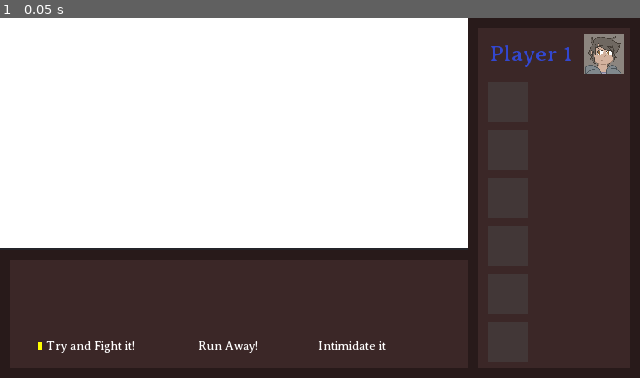
Above: before the commit, frame 1.
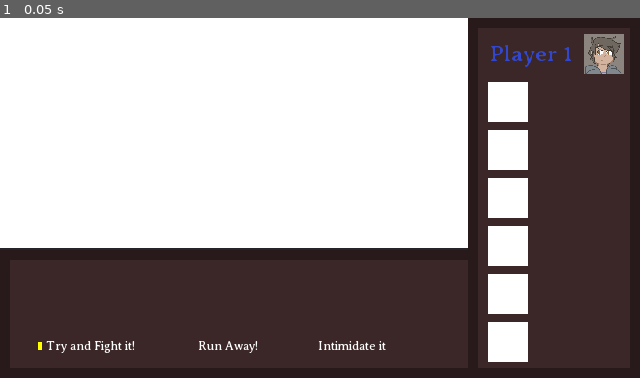
Above: after the commit, the same moment.

Repository: cmgreer/GameJam2020
Game: Godot game, scene res://OregonTrail/Scenes/OregonTrailRoot.tscn
The game is run twice, just before and just after one commit, with the same random seed, the same clock (stepped at 60 frames per second) and the same inputs.
Inputs:
- Up to frame 1 (0.05 s): no input

The runs differ from the first frame. In frame 1, 4.2% of the frame differs, in the area x 76-83%, y 17-96%.

Commit message:
starting work on death

Diff:
--- a/godotProject/OregonTrail/Scenes/Beast.tscn
+++ b/godotProject/OregonTrail/Scenes/Beast.tscn
@@ -85,7 +85,7 @@
 [node name="Dead" type="ColorRect" parent="Panel/CharacterBorder/CharacterBox/HunterIcon"]
 margin_right = 20.0
 margin_bottom = 20.0
-color = Color( 0.262745, 0.219608, 0.219608, 1 )
+color = Color( 0.262745, 0.219608, 0.219608, 0 )
 __meta__ = {
 "_edit_use_anchors_": false
 }
@@ -122,7 +122,7 @@
 [node name="Dead2" type="ColorRect" parent="Panel/CharacterBorder/CharacterBox/HunterIcon2"]
 margin_right = 20.0
 margin_bottom = 20.0
-color = Color( 0.262745, 0.219608, 0.219608, 1 )
+color = Color( 0.262745, 0.219608, 0.219608, 0 )
 __meta__ = {
 "_edit_use_anchors_": false
 }
@@ -146,7 +146,7 @@
 [node name="Dead3" type="ColorRect" parent="Panel/CharacterBorder/CharacterBox/HunterIcon3"]
 margin_right = 20.0
 margin_bottom = 20.0
-color = Color( 0.262745, 0.219608, 0.219608, 1 )
+color = Color( 0.262745, 0.219608, 0.219608, 0 )
 __meta__ = {
 "_edit_use_anchors_": false
 }
@@ -170,7 +170,7 @@
 [node name="Dead4" type="ColorRect" parent="Panel/CharacterBorder/CharacterBox/HunterIcon4"]
 margin_right = 20.0
 margin_bottom = 20.0
-color = Color( 0.262745, 0.219608, 0.219608, 1 )
+color = Color( 0.262745, 0.219608, 0.219608, 0 )
 __meta__ = {
 "_edit_use_anchors_": false
 }
@@ -197,7 +197,7 @@
 [node name="Dead5" type="ColorRect" parent="Panel/CharacterBorder/CharacterBox/HunterIcon5"]
 margin_right = 20.0
 margin_bottom = 20.0
-color = Color( 0.262745, 0.219608, 0.219608, 1 )
+color = Color( 0.262745, 0.219608, 0.219608, 0 )
 __meta__ = {
 "_edit_use_anchors_": false
 }
@@ -224,7 +224,7 @@
 [node name="Dead6" type="ColorRect" parent="Panel/CharacterBorder/CharacterBox/HunterIcon6"]
 margin_right = 20.0
 margin_bottom = 20.0
-color = Color( 0.262745, 0.219608, 0.219608, 1 )
+color = Color( 0.262745, 0.219608, 0.219608, 0 )
 __meta__ = {
 "_edit_use_anchors_": false
 }
--- a/godotProject/OregonTrail/Scenes/ChoicesBox.gd
+++ b/godotProject/OregonTrail/Scenes/ChoicesBox.gd
@@ -40,6 +40,18 @@
 				2:
 					pass #TODO: choice 2
 
+func status_character():
+	$Pointer0.color = Color("3C2828")
+	$Pointer1.color = Color("3C2828")
+	$Pointer2.color = Color("3C2828")
+
+	match selected_option:
+		0:
+			$Pointer0.color = Color.yellow
+		1:
+			$Pointer1.color = Color.yellow
+		2:
+			$Pointer2.color = Color.yellow
 
 # Called when the node enters the scene tree for the first time.
 func _ready():
